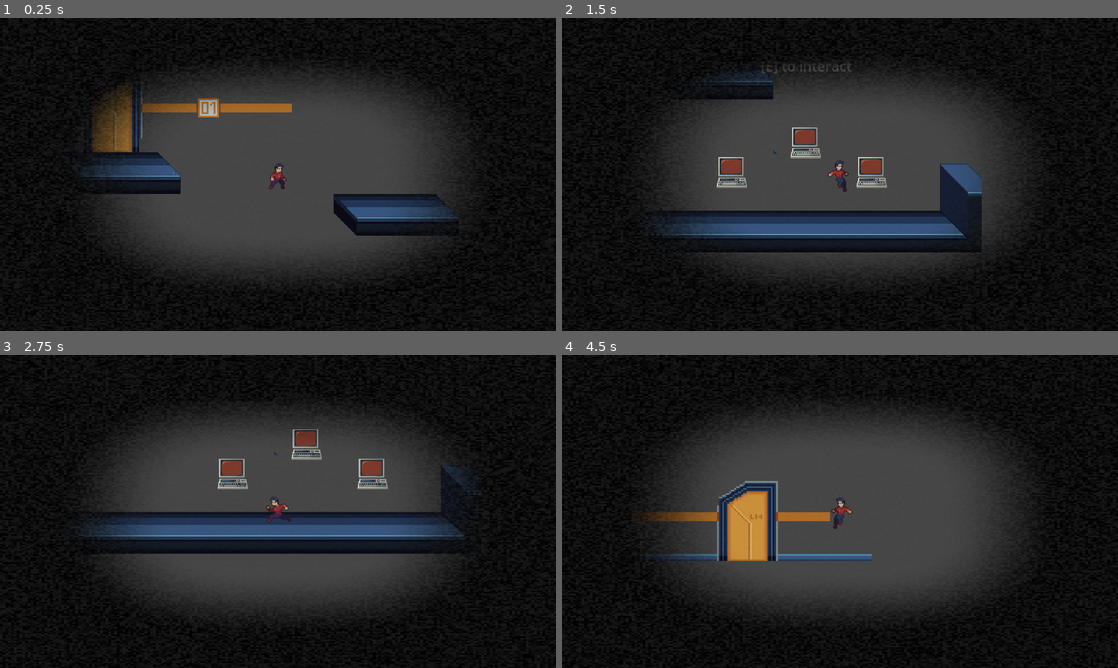
Above: before the commit, frames 1-4 (two rows, left to right).
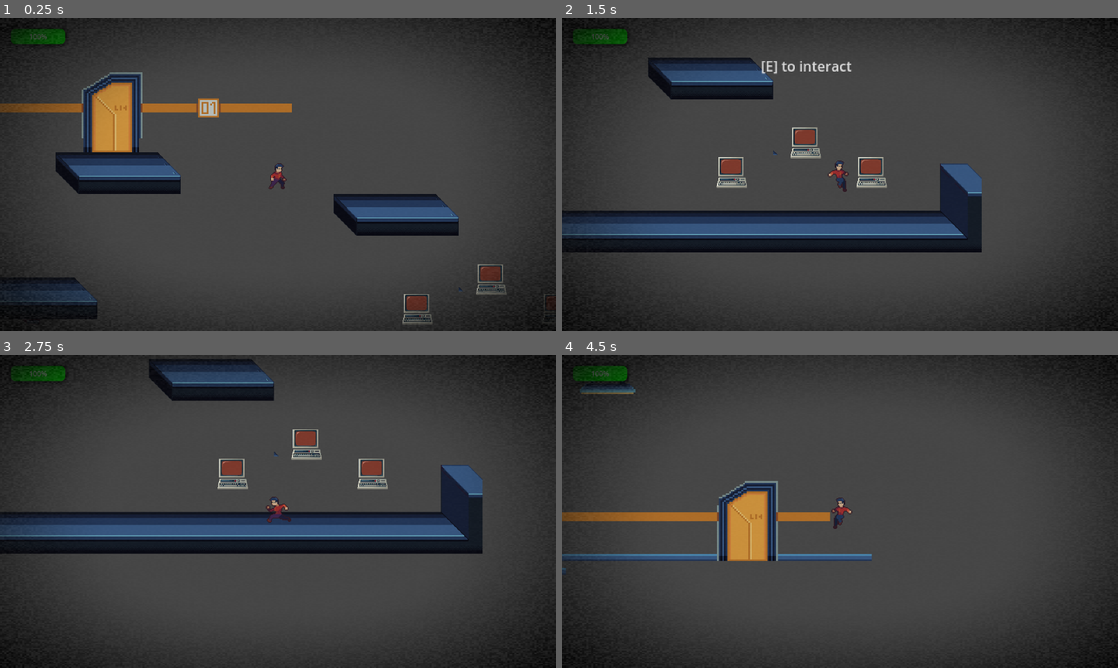
Above: after the commit, the same moments.

Repository: jame581/ShadowSecrets
Game: Godot game, scene res://maps/mask_test.tscn
Two runs of this game, one before a commit and one after it. Both use one fixed random seed, a clock stepped at 60 frames per second and the inputs below. This scene is started directly instead of the project's main scene.
Inputs:
- Up to frame 1 (0.25 s): no input
- Up to frame 2 (1.5 s): hold E (interact) 0.53-1.28 s; hold D (right) from 0.53 s (still down); tap Space (jump) at 0.77 s; tap E (interact) at 1.35 s
- Up to frame 3 (2.75 s): tap Space (jump) at 1.52 s; release D (right) at 2.03 s; hold A (left) from 2.03 s (still down); hold E (interact) from 2.03 s (still down)
- Up to frame 4 (4.5 s): release A (left) at 2.78 s; release E (interact) at 2.78 s; hold D (right) 2.78-4.28 s; tap E (interact) at 2.85, 4.35 s; tap Space (jump) at 3.02, 3.77 s; hold E (interact) 3.53-4.28 s; hold A (left) from 4.28 s (still down)

The runs differ from the first frame. In frame 1, 61% of the frame differs, in the area x 0-100%, y 0-100%; in frame 2, 59%; in frame 3, 58%; in frame 4, 61%.

Commit message:
Moved spike collison toggle to animation player

Diff:
--- a/project/maps/mask_test.tscn
+++ b/project/maps/mask_test.tscn
@@ -9,10 +9,9 @@
 [ext_resource type="PackedScene" uid="uid://dk5oy41jkjoay" path="res://scenes/devices/input.tscn" id="9_kvp3e"]
 [ext_resource type="PackedScene" uid="uid://cp81t5nmabmb8" path="res://scenes/devices/output.tscn" id="10_u4ho2"]
 
-
 [sub_resource type="ShaderMaterial" id="ShaderMaterial_dela0"]
 shader = ExtResource("3_4po0v")
-shader_parameter/STATIC_GRANULARITY = 0.005
+shader_parameter/STATIC_GRANULARITY = 0.004
 shader_parameter/EDGE_BLUR = 0.5
 shader_parameter/BORDER_SIZE = 0.3
 
--- a/project/project.godot
+++ b/project/project.godot
@@ -69,5 +69,5 @@
 
 insanity={
 "type": "float",
-"value": 1.0
+"value": 0.0
 }
--- a/project/scenes/traps/spike.tscn
+++ b/project/scenes/traps/spike.tscn
@@ -85,6 +85,21 @@
 "name": &"enable",
 "speed": 20.0
 }]
+
+[sub_resource type="Animation" id="Animation_ejnur"]
+length = 0.001
+tracks/0/type = "value"
+tracks/0/imported = false
+tracks/0/enabled = true
+tracks/0/path = NodePath("Area2D/CollisionShape2D:disabled")
+tracks/0/interp = 1
+tracks/0/loop_wrap = true
+tracks/0/keys = {
+"times": PackedFloat32Array(0),
+"transitions": PackedFloat32Array(1),
+"update": 1,
+"values": [true]
+}
 
 [sub_resource type="Animation" id="Animation_ki4js"]
 length = 0.25
@@ -111,6 +126,18 @@
 "transitions": PackedFloat32Array(1),
 "update": 1,
 "values": ["disable"]
+}
+tracks/2/type = "value"
+tracks/2/imported = false
+tracks/2/enabled = true
+tracks/2/path = NodePath("Area2D/CollisionShape2D:disabled")
+tracks/2/interp = 1
+tracks/2/loop_wrap = true
+tracks/2/keys = {
+"times": PackedFloat32Array(0, 0.133333, 0.233333),
+"transitions": PackedFloat32Array(1, 1, 1),
+"update": 1,
+"values": [false, true, true]
 }
 
 [sub_resource type="Animation" id="Animation_famt1"]
@@ -140,9 +167,22 @@
 "update": 1,
 "values": ["enable"]
 }
+tracks/2/type = "value"
+tracks/2/imported = false
+tracks/2/enabled = true
+tracks/2/path = NodePath("Area2D/CollisionShape2D:disabled")
+tracks/2/interp = 1
+tracks/2/loop_wrap = true
+tracks/2/keys = {
+"times": PackedFloat32Array(0, 0.133333, 0.233333),
+"transitions": PackedFloat32Array(1, 1, 1),
+"update": 1,
+"values": [true, false, false]
+}
 
 [sub_resource type="AnimationLibrary" id="AnimationLibrary_cdwuy"]
 _data = {
+"RESET": SubResource("Animation_ejnur"),
 "disable": SubResource("Animation_ki4js"),
 "enable": SubResource("Animation_famt1")
 }
@@ -156,6 +196,7 @@
 [node name="AnimatedSprite2D" type="AnimatedSprite2D" parent="."]
 sprite_frames = SubResource("SpriteFrames_rhmmc")
 animation = &"enable"
+frame = 4
 
 [node name="AnimationPlayer" type="AnimationPlayer" parent="."]
 libraries = {
--- a/project/scripts/traps/spike.gd
+++ b/project/scripts/traps/spike.gd
@@ -28,11 +28,9 @@
 	toggle();
 
 func enable():
-	collision_shape.disabled = false
 	animation_player.play("enable")
 
 func disable():
-	collision_shape.disabled = true
 	animation_player.play("disable")
 
 func _on_area_2d_body_entered(body):
Not shown: 1 places in project/scenes/traps/spike.tscn that only renumber resources
